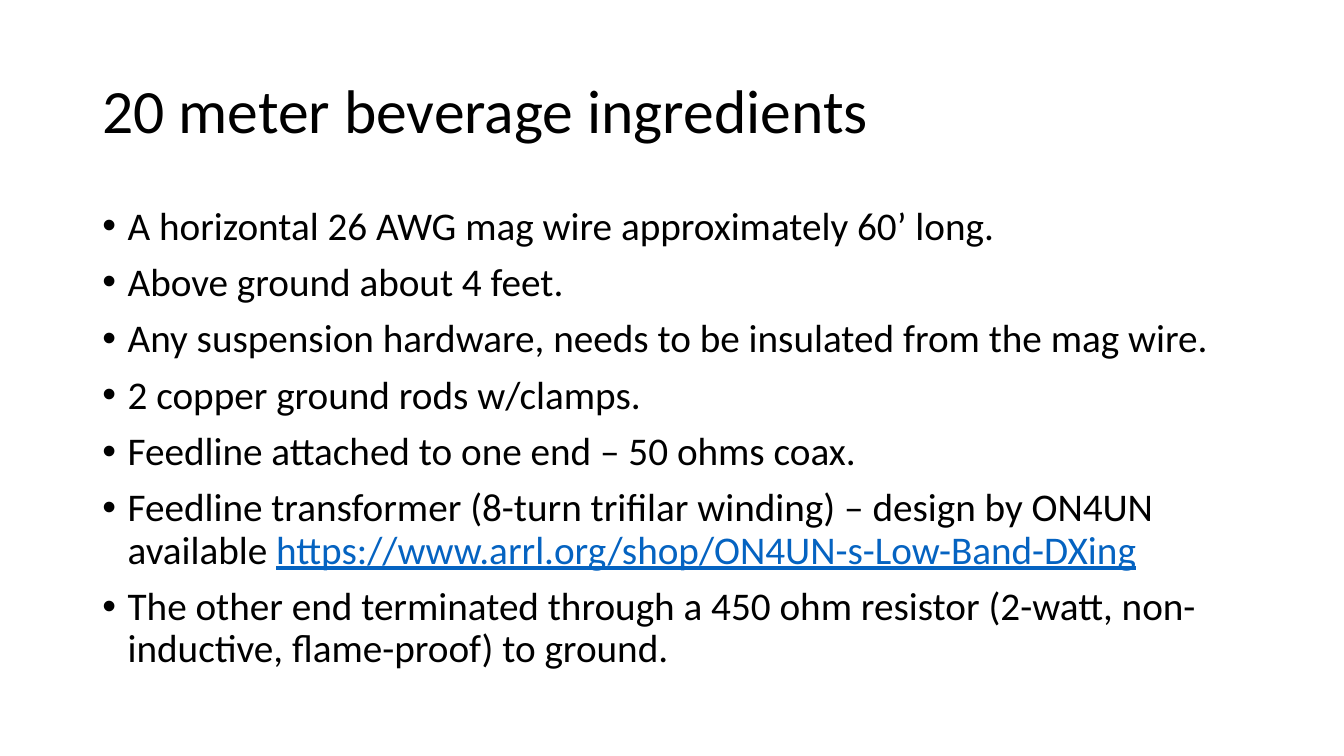
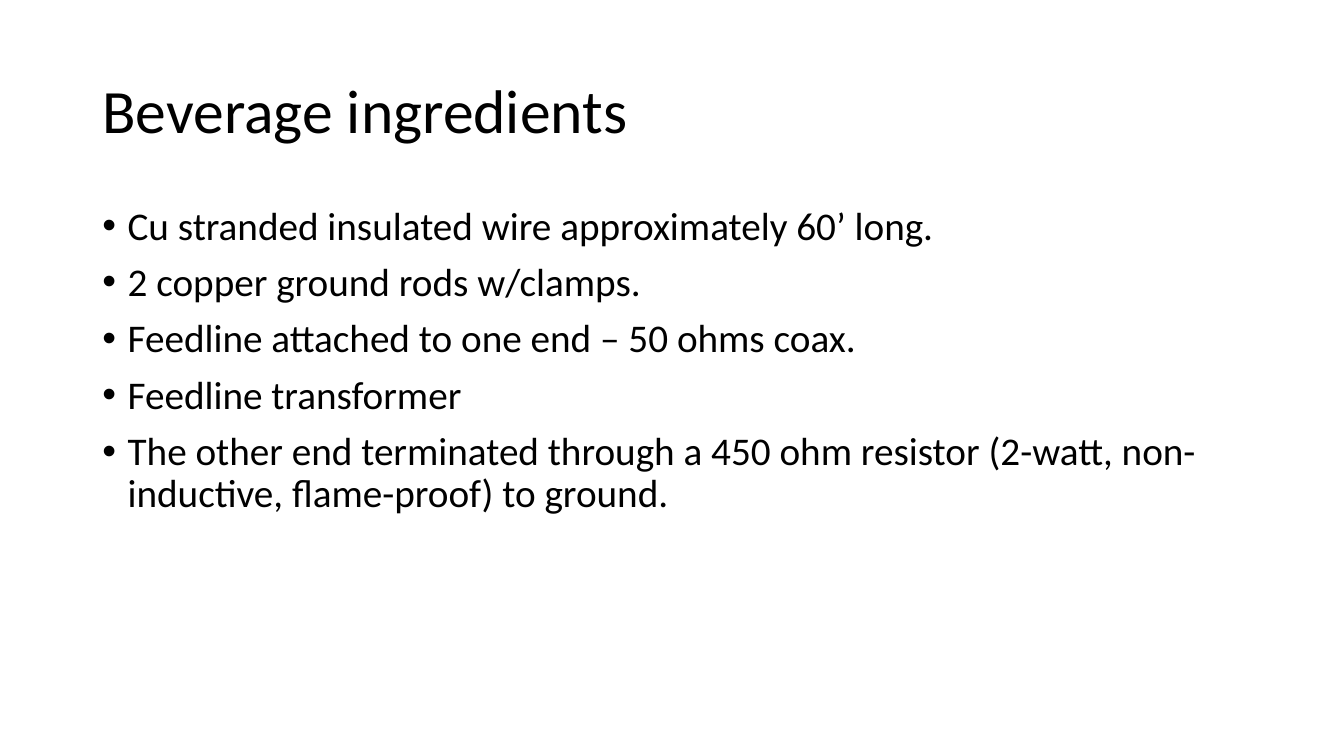
Before and after one commit to walrus7521/code, a slide deck: slide 3 of play/docs/my_bev.pptx. Drawn at 1344x756 pixels with LibreOffice and Linux fonts; fonts in the diff are those of the drawing. Boxes give left, top, right and bottom in pixels: in the first picture for what was removed or moved away, otherwise in the second. Text is boxed around its words. In the diff, an @@ line names an element or a change of style, - is before the commit and + after.

```diff
--- a/play/docs/my_bev.pptx
+++ b/play/docs/my_bev.pptx
@@ title at (102, 90, 627, 144): text changed @@
-20 meter beverage ingredients
+Beverage ingredients
@@ text at (128, 212, 933, 247): text changed @@
-• A horizontal 26 AWG mag wire approximately 60’ long.
-• Above ground about 4 feet.
-• Any suspension hardware, needs to be insulated from the mag wire.
+• Cu stranded insulated wire approximately 60’ long.
@@ text at (128, 381, 461, 410): text changed @@
-• Feedline transformer (8-turn trifilar winding) – design by ON4UN available https://www.arrl.org/shop/ON4UN-s-Low-Band-DXing
+• Feedline transformer
```
Also in this commit, not shown: 2 other slides changed.
